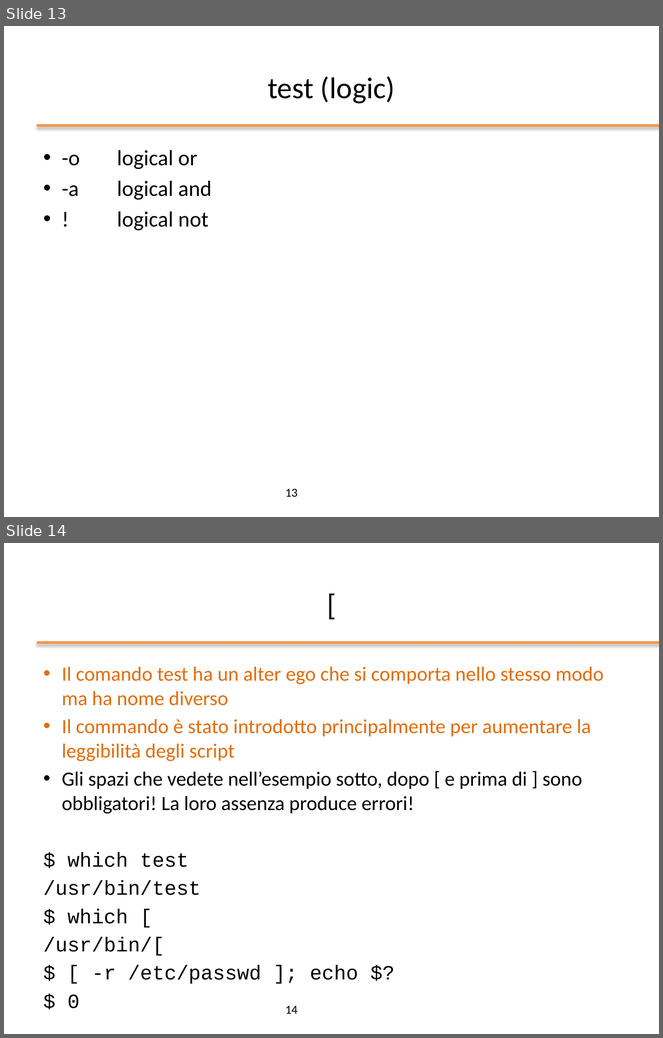
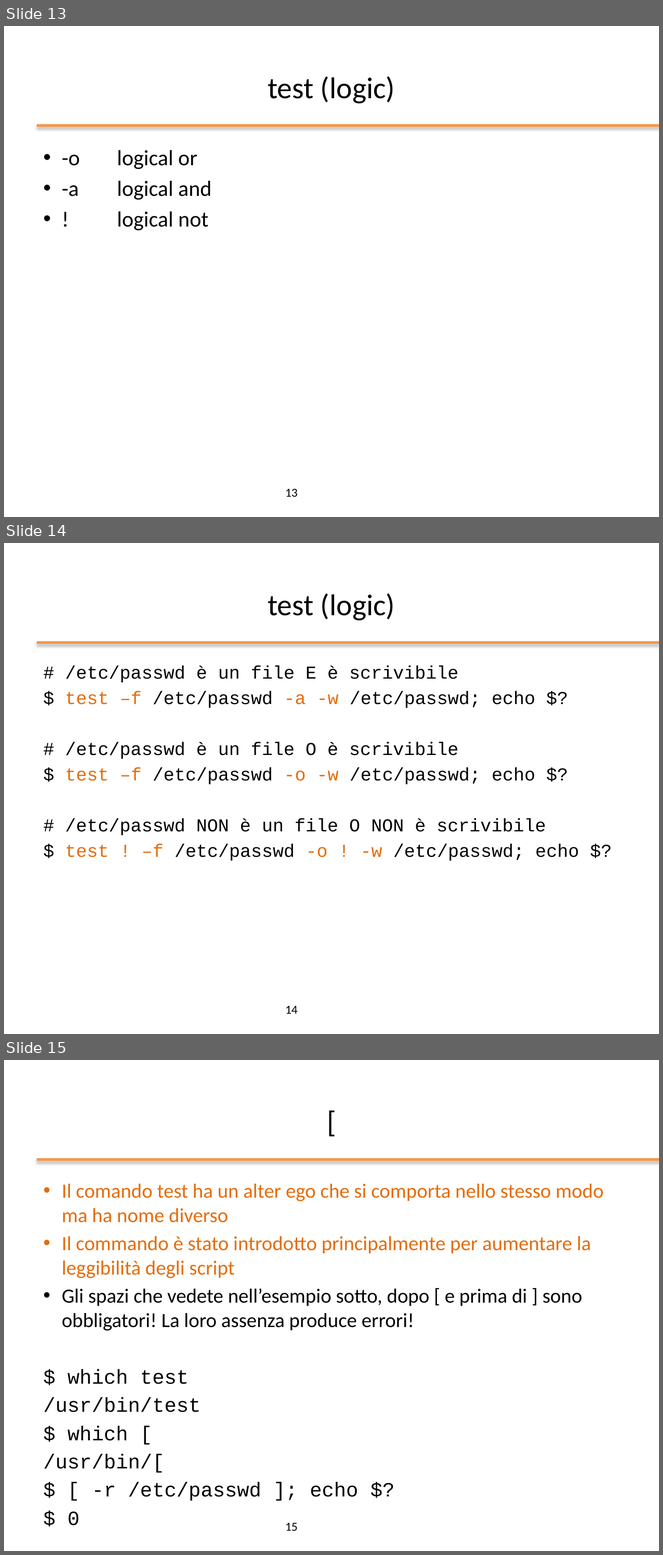
Before and after one commit to nbicocchi/operatingsystemsbsc, a slide deck: slides/ppt/03_Bash Scripting.pptx. Shown one above the other, each under a label of ours: slides 13 and 14 before the commit, slides 13, 14 and 15 after it. The pictures are 663x1038 and 663x1555 pixels, drawn with LibreOffice and Linux fonts; fonts in the diff are those of the drawing; background and template pictures are left out. Boxes give left, top, right and bottom in pixels: in the first picture for what was removed or moved away, otherwise in the second. Text is boxed around its words. In the diff, an @@ line names an element or a change of style, - is before the commit and + after.

```diff
--- a/slides/ppt/03_Bash Scripting.pptx
+++ b/slides/ppt/03_Bash Scripting.pptx
@@ slide 14 added at <box>4,543,659,1034</box>, background #FFFFFF; not listed: 1 template element that a slide beside it also shows @@
@@ title added at <box>268,593,395,620</box>, 33 pt, text #000000 @@
+test (logic)
@@ text added at <box>65,666,579,861</box>, 20 pt, text #000000 @@
+# /etc/passwd è un file E è scrivibile
+$ test –f /etc/passwd -a -w /etc/passwd; echo $?
+# /etc/passwd è un file O è scrivibile
+$ test –f /etc/passwd -o -w /etc/passwd; echo $?
+# /etc/passwd NON è un file O NON è scrivibile
+$ test ! –f /etc/passwd -o ! -w /etc/passwd; echo $?
@@ page number added at <box>285,1006,298,1014</box>, 13.5 pt, text #000000 @@
+14
@@ what was slide 14 is now slide 15 @@
@@ page number at <box>285,1523,298,1531</box>: text changed @@
-14
+15
```
Also in this commit, not shown: 1 slide changed, 9 other slides added, 5 other files.
